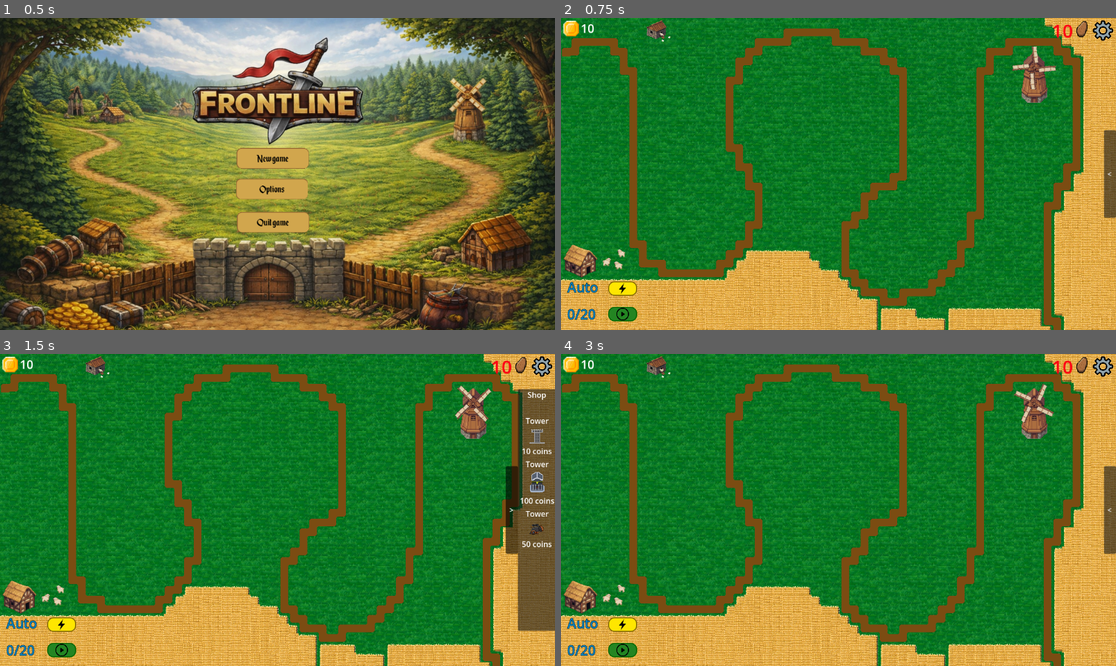
Above: before the commit, frames 1-4 (two rows, left to right).
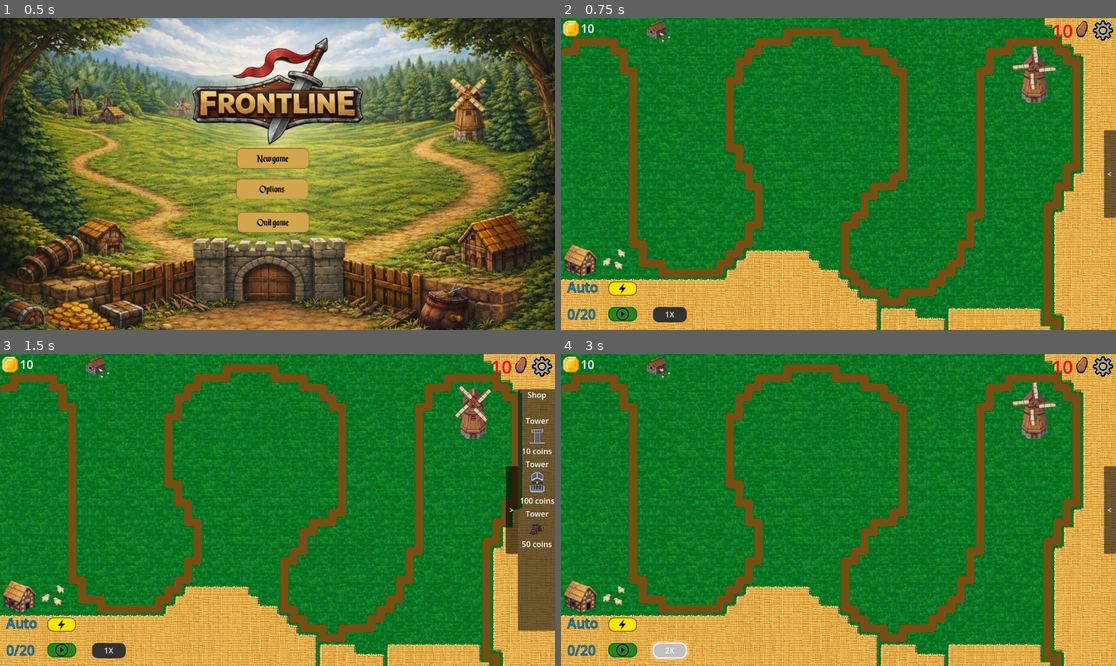
Above: after the commit, the same moments.

Repository: domasbaliunas/frontline
Game: Godot game, scene res://scenes/ui/main_menu.tscn
Same seed, same stepped clock (60 frames per second), same inputs: the game is played once before the commit and once after it.
Inputs (mouse positions are in pixels of both pictures, inside the frame that each line leads up to):
- Up to frame 1 (0.5 s): no input
- Up to frame 2 (0.75 s): click "New game" at 0.5 s
- Up to frame 3 (1.5 s): click "<" at 1.25 s
- Up to frame 4 (3 s): click ">" at 2 s; click (672, 650) at 2.75 s, where only the run after the commit has a clickable "1X"

Frame 1 is identical in both runs. In frame 2, 0.3% of the frame differs, in the area x 16-23%, y 92-98%; in frame 3, 0.3%; in frame 4, 0.9%, in the area x 9-90%, y 8-99%.

Commit message:
SCRUM-44
Pridėtas pilkas, žaidimo greitinimo mygtukas.

Diff:
--- a/scenes/core/game_map.tscn
+++ b/scenes/core/game_map.tscn
@@ -625,6 +625,14 @@
 corner_radius_bottom_right = 3
 corner_radius_bottom_left = 3
 
+[sub_resource type="StyleBoxFlat" id="StyleBoxFlat_6qxoo"]
+bg_color = Color(0.2, 0.2, 0.2, 1)
+border_color = Color(0.13333334, 0.13333334, 0.13333334, 1)
+corner_radius_top_left = 12
+corner_radius_top_right = 12
+corner_radius_bottom_right = 12
+corner_radius_bottom_left = 12
+
 [node name="Map" type="Node2D" unique_id=782828480]
 script = ExtResource("1_bp2s2")
 
@@ -891,7 +899,17 @@
 text = "50 coins"
 horizontal_alignment = 1
 
+[node name="SpeedButton" type="Button" parent="." unique_id=259301790]
+offset_left = 191.0
+offset_top = 600.0
+offset_right = 261.0
+offset_bottom = 632.0
+theme_override_styles/normal = SubResource("StyleBoxFlat_6qxoo")
+toggle_mode = true
+text = "1X"
+
 [connection signal="pressed" from="ShopCanvas/Button" to="ShopCanvas" method="_on_button_pressed"]
 [connection signal="pressed" from="ShopCanvas/PanelContainer/VBoxContainer/Tower_B" to="ShopCanvas" method="_on_tower_b_pressed"]
 [connection signal="pressed" from="ShopCanvas/PanelContainer/VBoxContainer/Money_B" to="ShopCanvas" method="_on_money_b_pressed"]
 [connection signal="pressed" from="ShopCanvas/PanelContainer/VBoxContainer/Sniper_B" to="ShopCanvas" method="_on_sniper_b_pressed"]
+[connection signal="pressed" from="SpeedButton" to="." method="_on_speed_button_pressed"]
--- a/scripts/core/game_map.gd
+++ b/scripts/core/game_map.gd
@@ -415,3 +415,37 @@
 	button.add_theme_stylebox_override("hover", hover_style)
 	button.add_theme_stylebox_override("pressed", pressed_style)
 	button.add_theme_stylebox_override("disabled", disabled_style)
+
+
+func _on_speed_button_pressed() -> void:
+	var btn = $SpeedButton
+
+	if Engine.time_scale == 1.0:
+		Engine.time_scale = 2.0
+		btn.text = "2X"
+		_update_speed_button_style(btn, true)
+	else:
+		Engine.time_scale = 1.0
+		btn.text = "1X"
+		_update_speed_button_style(btn, false)
+
+func _update_speed_button_style(button: Button, active: bool) -> void:
+	var style := StyleBoxFlat.new()
+	style.set_corner_radius_all(12)
+	style.set_border_width_all(2)
+
+	if active:
+		style.bg_color = Color("#a0a0a0")
+		style.border_color = Color("#ffffff")
+		style.shadow_color = Color(1, 1, 1, 0.4)
+		style.shadow_size = 8
+		button.self_modulate = Color(1.2, 1.2, 1.2) # Lengvas HDR glow
+	else:
+		style.bg_color = Color("#333333")
+		style.border_color = Color("#222222")
+		style.shadow_size = 0
+		button.self_modulate = Color(1, 1, 1)
+
+	button.add_theme_stylebox_override("normal", style)
+	button.add_theme_stylebox_override("hover", style)
+	button.add_theme_stylebox_override("pressed", style)
